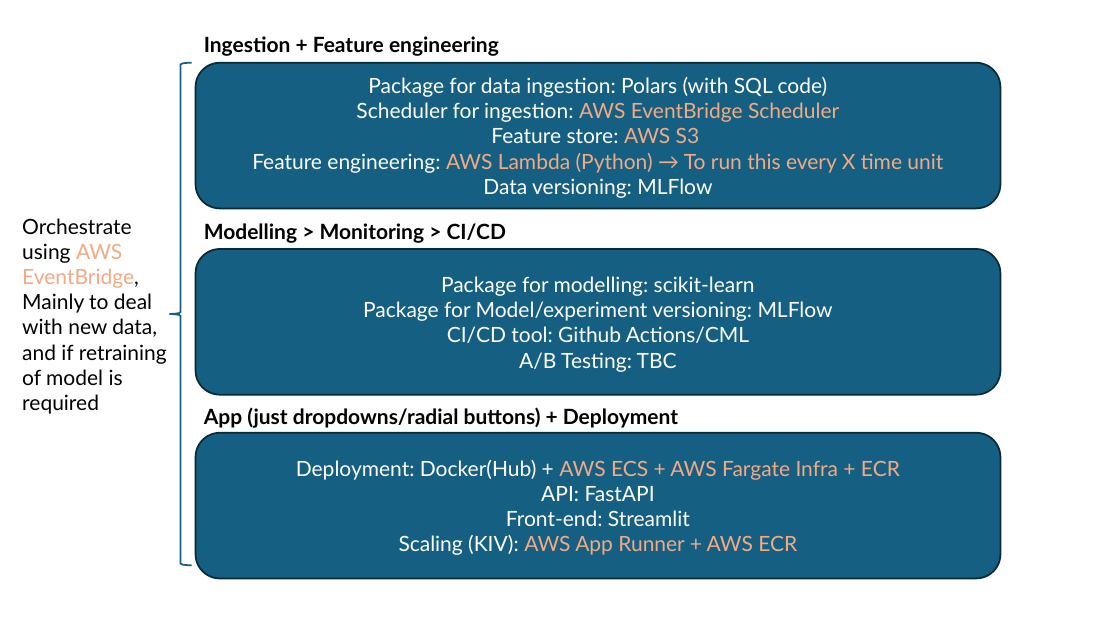
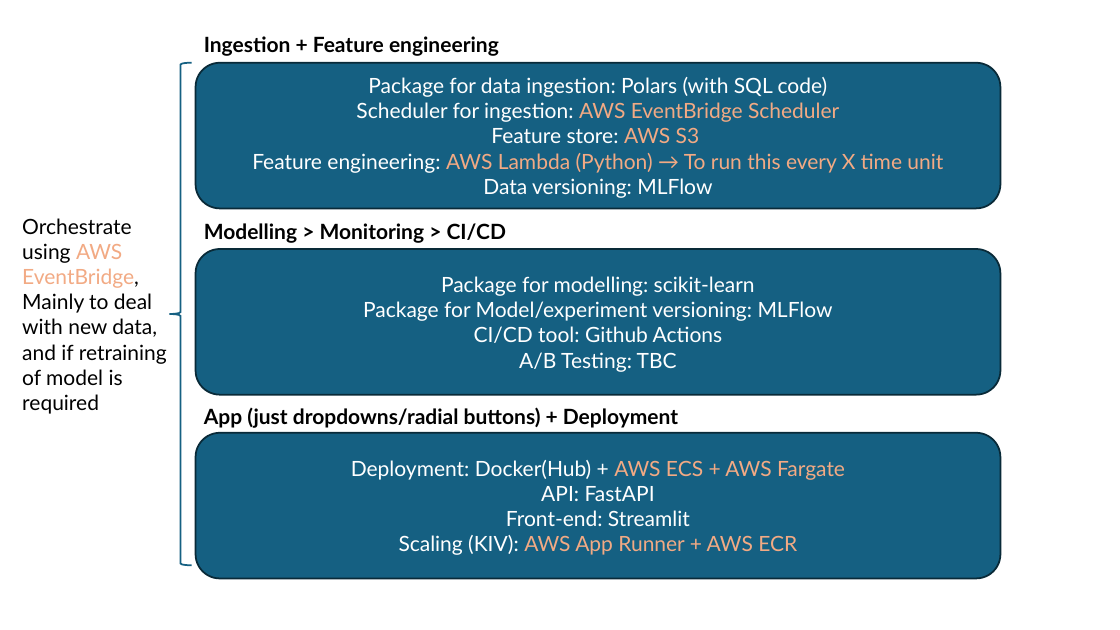
Before and after one commit to ziyu-toh/hdb-resale-prediction, a slide deck: slide 2 of docs/Architecture Overview.pptx. Drawn at 1120x630 pixels with LibreOffice and Linux fonts; fonts in the diff are those of the drawing. Boxes give left, top, right and bottom in pixels: in the first picture for what was removed or moved away, otherwise in the second. Text is boxed around its words. In the diff, an @@ line names an element or a change of style, - is before the commit and + after.

```diff
--- a/docs/Architecture Overview.pptx
+++ b/docs/Architecture Overview.pptx
@@ text in rounded rectangle at bbox=[474, 326, 723, 343]: text changed @@
-CI/CD tool: Github Actions/CML
+CI/CD tool: Github Actions
@@ text in rounded rectangle at bbox=[351, 460, 845, 480]: text changed; text colour #F2AA84 to #FFFFFF @@
-Deployment: Docker(Hub) + AWS ECS + AWS Fargate Infra + ECR
+Deployment: Docker(Hub) + AWS ECS + AWS Fargate
```
Also in this commit, not shown: 5 other slides changed, 2 slides added, 2 slides removed, 4 other files.
